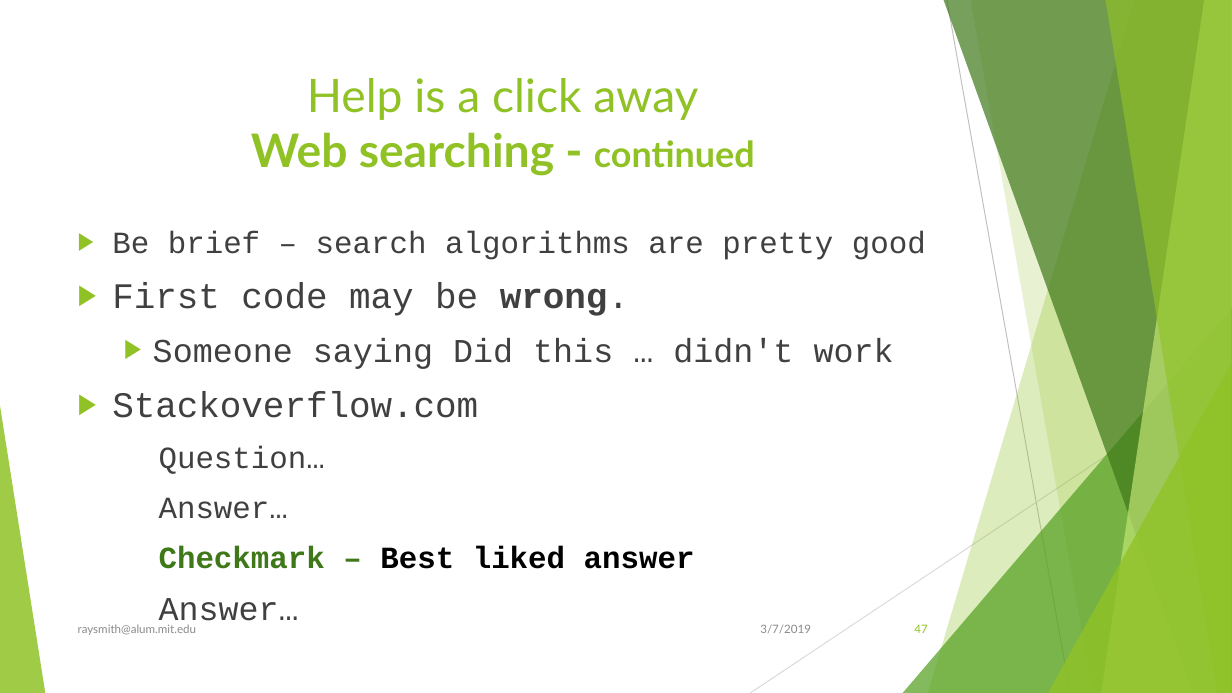
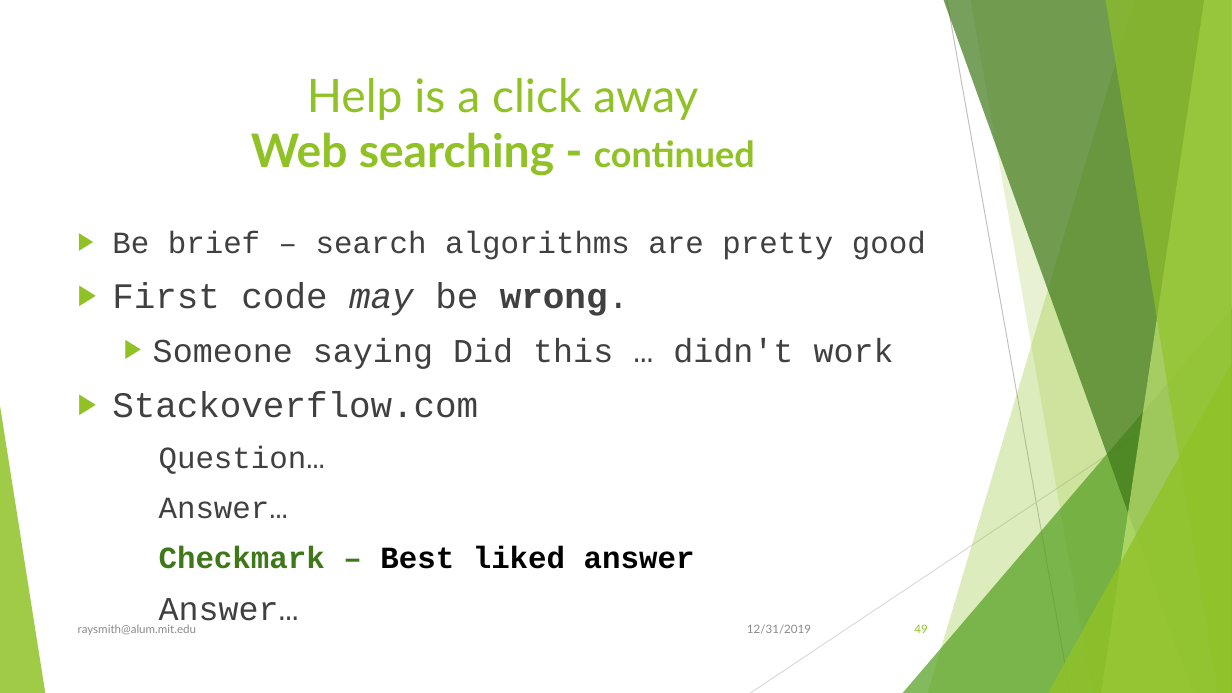
Before and after one commit to raysmith619/Introduction-To-Programming, a slide deck: slide 49 of Docs/Introduction to Proramming Using Python.pptx (slide 47 before the commit). Drawn at 1232x693 pixels with LibreOffice and Linux fonts; fonts in the diff are those of the drawing. Boxes give left, top, right and bottom in pixels: in the first picture for what was removed or moved away, otherwise in the second. Text is boxed around its words. In the diff, an @@ line names an element or a change of style, - is before the commit and + after.

```diff
--- a/Docs/Introduction to Proramming Using Python.pptx
+++ b/Docs/Introduction to Proramming Using Python.pptx
@@ text at (112,283,629,316): italic on in "may" @@
@@ text at (747,624,811,633): text changed @@
-3/7/2019
+12/31/2019
@@ page number at (914,624,927,633): text changed @@
-47
+49
```
Also in this commit, not shown: 72 other slides changed, 7 slides added.
